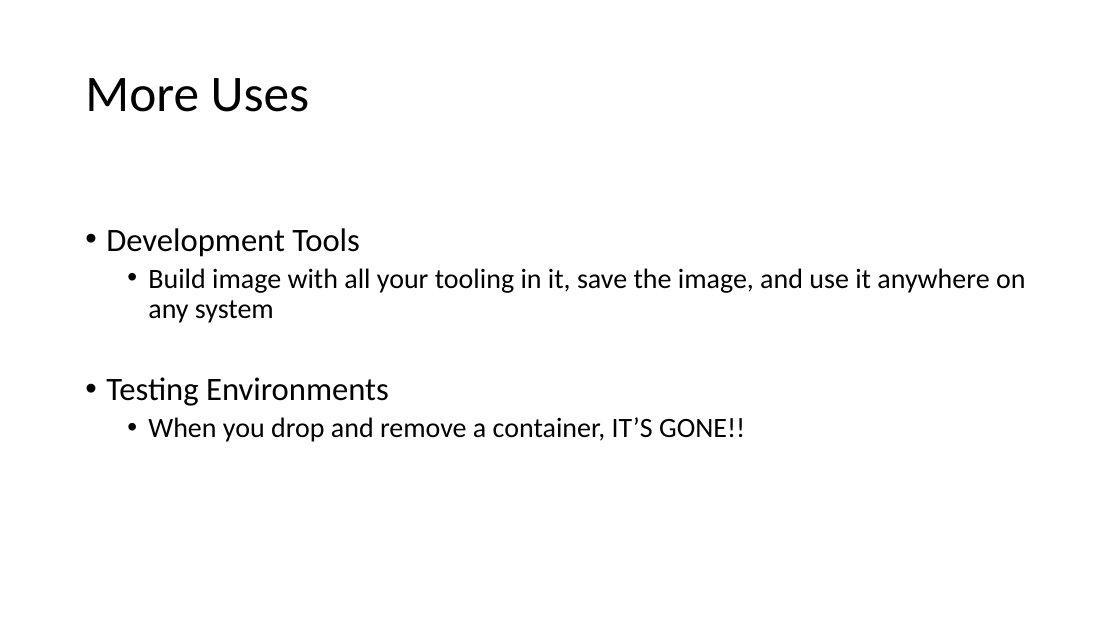
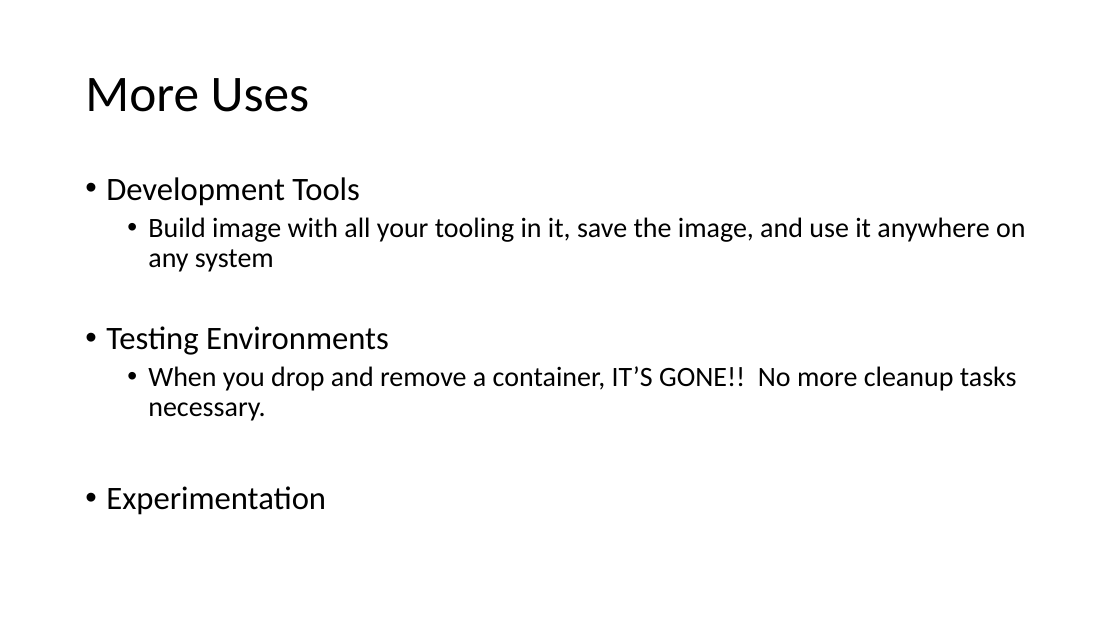
Before and after one commit to chlsmith/sql-on-docker, a slide deck: slide 13 of sql-on-docker.pptx. Drawn at 1120x630 pixels with LibreOffice and Linux fonts; fonts in the diff are those of the drawing. Boxes give left, top, right and bottom in pixels: in the first picture for what was removed or moved away, otherwise in the second. Text is boxed around its words. In the diff, an @@ line names an element or a change of style, - is before the commit and + after.

```diff
--- a/sql-on-docker.pptx
+++ b/sql-on-docker.pptx
@@ text at (106, 366, 1017, 515): text changed @@
-  • When you drop and remove a container, IT’S GONE!!
+  • When you drop and remove a container, IT’S GONE!! No more cleanup tasks necessary.
+• Experimentation
```
Also in this commit, not shown: 4 other slides changed.
